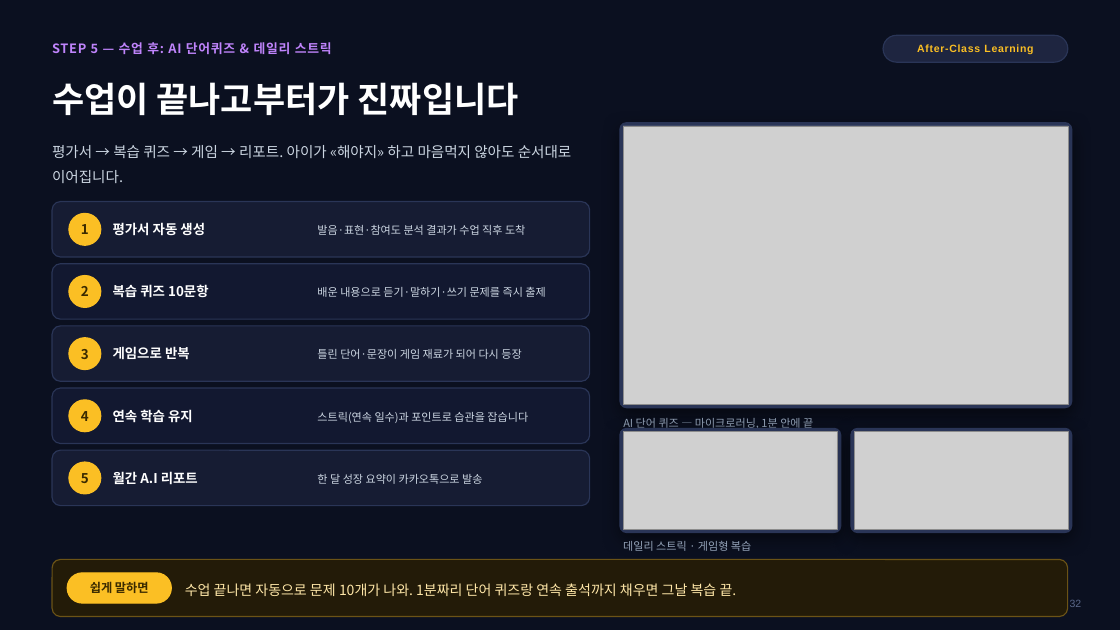
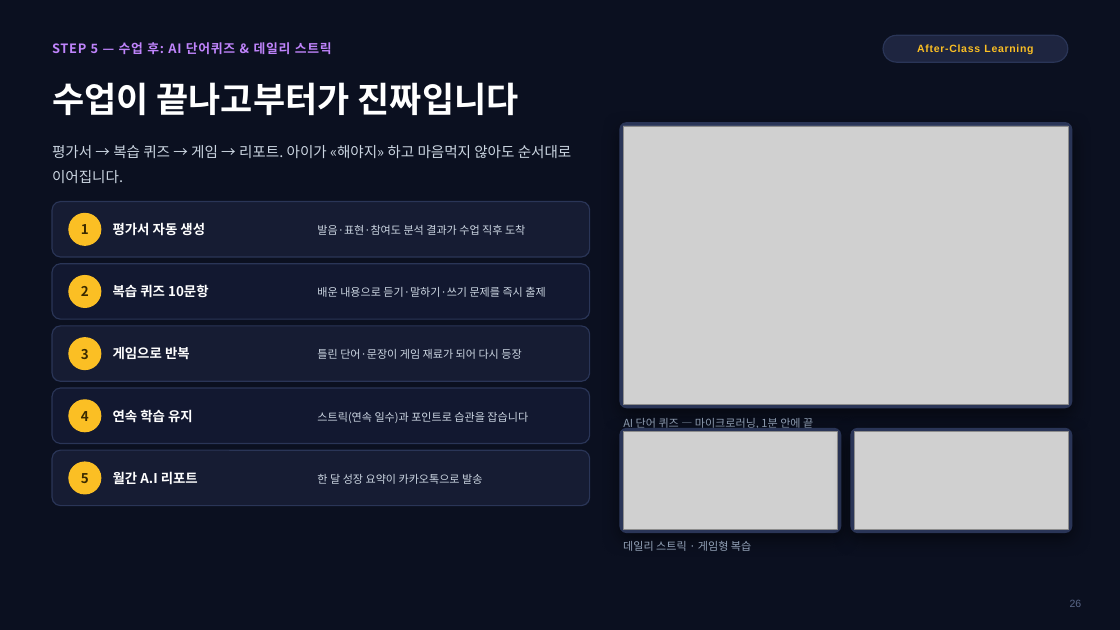
Before and after one commit to navy111p-sudo/mangoiweb, a slide deck: slide 26 of docs/MANGO_AI_안내_통합본_2026-08-17.pptx (slide 32 before the commit). Drawn at 1120x630 pixels with LibreOffice and Linux fonts; fonts in the diff are those of the drawing; grey boxes stand for pictures; background and template pictures are left out. Boxes give left, top, right and bottom in pixels: in the first picture for what was removed or moved away, otherwise in the second. Text is boxed around its words. In the diff, an @@ line names an element or a change of style, - is before the commit and + after.

```diff
--- a/docs/MANGO_AI_안내_통합본_2026-08-17.pptx
+++ b/docs/MANGO_AI_안내_통합본_2026-08-17.pptx
@@ rounded rectangle removed at (52, 560, 1068, 617) @@
@@ rounded rectangle removed at (67, 573, 171, 603) @@
@@ text removed at (90, 581, 149, 593) @@
-쉽게 말하면
@@ text removed at (185, 583, 737, 596) @@
-수업 끝나면 자동으로 문제 10개가 나와. 1분짜리 단어 퀴즈랑 연속 출석까지 채우면 그날 복습 끝.
@@ text at (1070, 600, 1082, 607): text changed @@
-32
+26
```
Also in this commit, not shown: 34 other slides changed, 6 slides removed.
